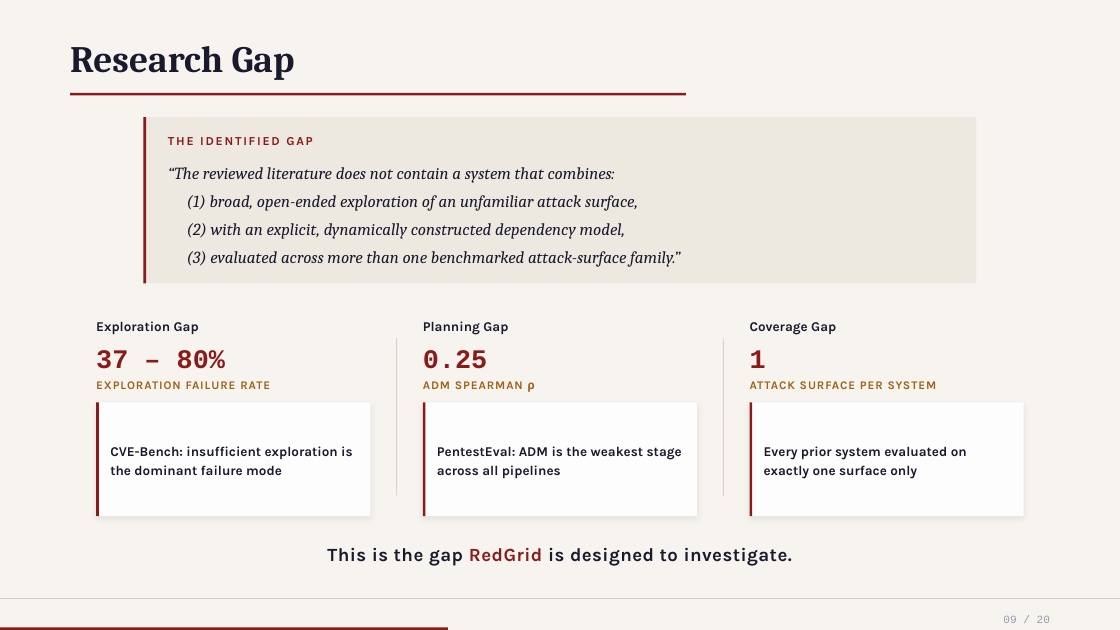
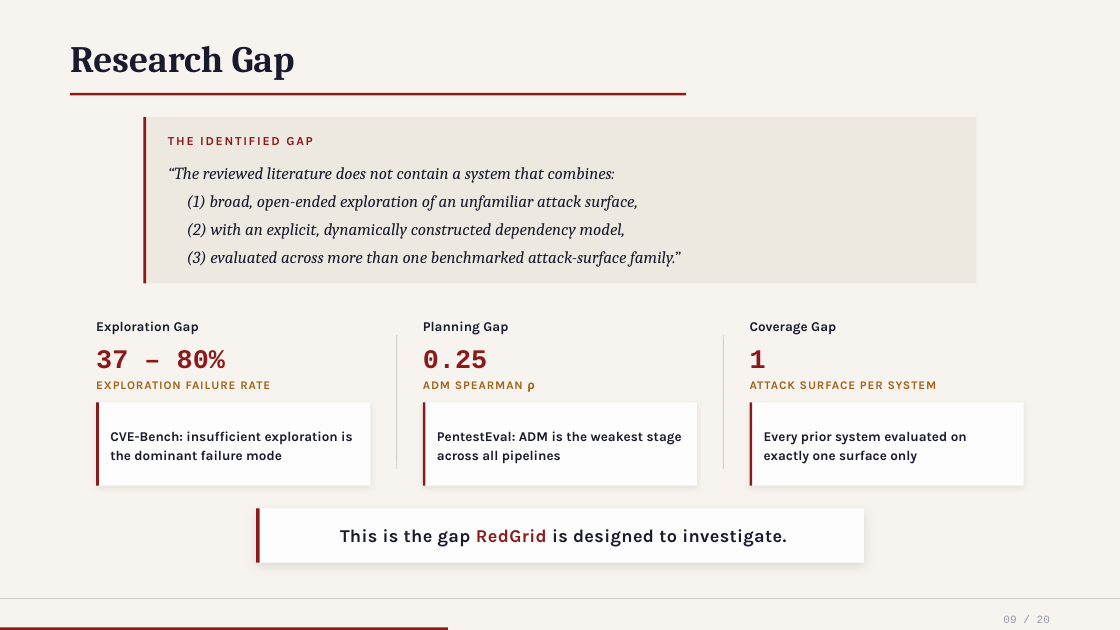
Before and after one commit to nishan-paul-hello/cmatrix-agentic-red-team, a slide deck: slide 1 of docs/presentation/file-3/slide-09-research-gap.pptx. Drawn at 1120x630 pixels with LibreOffice and Linux fonts; fonts in the diff are those of the drawing. Boxes give left, top, right and bottom in pixels: in the first picture for what was removed or moved away, otherwise in the second. Text is boxed around its words. In the diff, an @@ line names an element or a change of style, - is before the commit and + after.

Commit message:
style: adjust layout spacing and text typography in presentation slides and remove count pill from literature scope

```diff
--- a/docs/presentation/file-3/slide-09-research-gap.pptx
+++ b/docs/presentation/file-3/slide-09-research-gap.pptx
@@ line moved from (397, 339) - (397, 497) to (397, 335) - (397, 469) @@
@@ line moved from (723, 339) - (723, 497) to (723, 335) - (723, 469) @@
@@ rectangle: place and size @@
-rectangle at [97, 402, 371, 516]
+rectangle at [97, 402, 371, 486]
@@ rectangle: place and size @@
-rectangle at [97, 402, 99, 516]
+rectangle at [97, 402, 99, 486]
@@ text "CVE-Bench: insufficient exploration is the ...": place and size @@
-text "CVE-Bench: insufficient exploration is the ..." at [110, 446, 352, 475]
+text "CVE-Bench: insufficient exploration is the ..." at [110, 431, 352, 460]
@@ rectangle: place and size @@
-rectangle at [423, 402, 697, 516]
+rectangle at [423, 402, 697, 486]
@@ rectangle: place and size @@
-rectangle at [423, 402, 425, 516]
+rectangle at [423, 402, 425, 486]
@@ text "PentestEval: ADM is the weakest ...": place and size @@
-text "PentestEval: ADM is the weakest ..." at [437, 446, 682, 478]
+text "PentestEval: ADM is the weakest ..." at [437, 431, 682, 463]
@@ proportions changed in 3 elements at [97, 402, 371, 486], [423, 402, 697, 486], [749, 402, 1023, 486] @@
@@ rectangle: place and size @@
-rectangle at [749, 402, 1023, 516]
+rectangle at [749, 402, 1023, 486]
@@ rectangle: place and size @@
-rectangle at [749, 402, 752, 516]
+rectangle at [749, 402, 752, 486]
@@ text "Every prior system evaluated on ...": place and size @@
-text "Every prior system evaluated on ..." at [764, 446, 967, 479]
+text "Every prior system evaluated on ..." at [764, 431, 967, 464]
@@ rectangle added at [256, 508, 864, 563], fill #FDFDFD @@
@@ rectangle added at [256, 508, 260, 563], fill #8B1A1A @@
@@ text "This is the gap RedGrid ...": place and size @@
-text "This is the gap RedGrid ..." at [327, 547, 792, 566]
+text "This is the gap RedGrid ..." at [340, 529, 786, 547]
@@ text "This is the gap RedGrid ..." at [340, 529, 786, 547]: size 16 to 15.5 pt, letter spacing 0.4 to 0.3 pt @@
```
Also in this commit, not shown: 1 other file.
